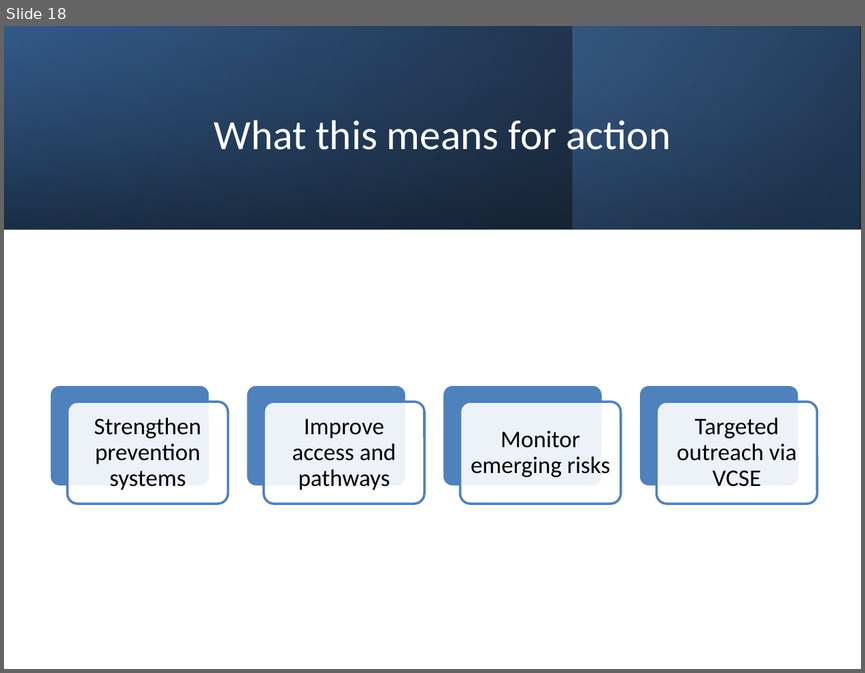
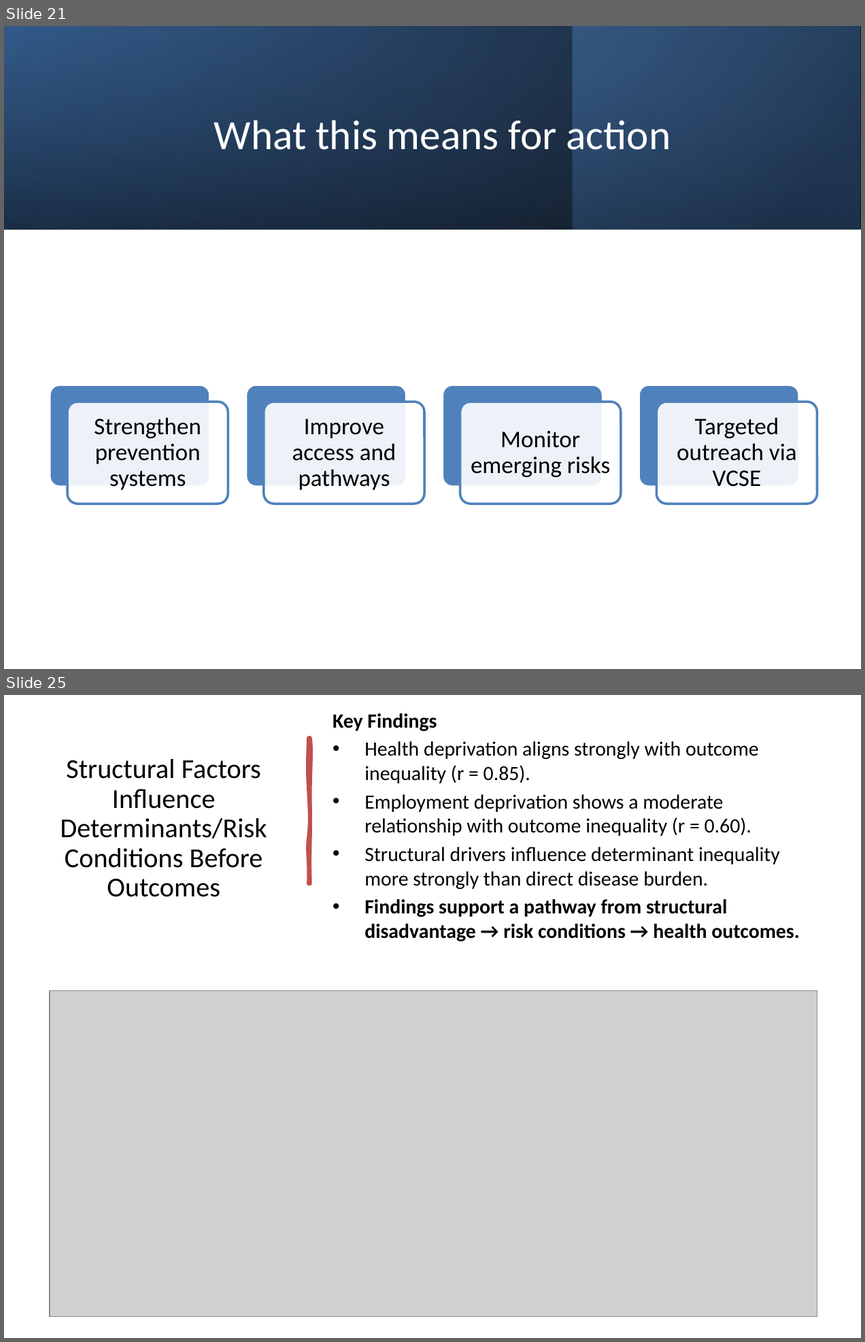
Before and after one commit to OlenaMan/Health-Inequalities-in-NW-London-analysis, a slide deck: outputs/health_inequalities_nwl_presentation.pptx. Shown one above the other, each under a label of ours: slide 18 before the commit, slides 21 and 25 after it; the slides between them are not shown. The pictures are 865x673 and 865x1342 pixels, drawn with LibreOffice and Linux fonts; fonts in the diff are those of the drawing; grey boxes stand for pictures. Boxes give left, top, right and bottom in pixels: in the first picture for what was removed or moved away, otherwise in the second. Text is boxed around its words. In the diff, an @@ line names an element or a change of style, - is before the commit and + after.

```diff
--- a/outputs/health_inequalities_nwl_presentation.pptx
+++ b/outputs/health_inequalities_nwl_presentation.pptx
@@ slide 25 added at bbox=[4, 695, 861, 1338], background #FFFFFF @@
@@ text added at bbox=[332, 713, 799, 941], 17 pt, text #000000 @@
+Key Findings
+• Health deprivation aligns strongly with outcome inequality (r = 0.85).
+• Employment deprivation shows a moderate relationship with outcome inequality (r = 0.60).
+• Structural drivers influence determinant inequality more strongly than direct disease burden.
+• Findings support a pathway from structural disadvantage → risk conditions → health outcomes.
@@ freeform shape added at bbox=[309, 737, 309, 883], fill #C0504D, outline #C0504D 3.25 pt @@
@@ title added at bbox=[60, 759, 267, 897], 23 pt, text #000000 @@
+Structural Factors Influence Determinants/Risk Conditions Before Outcomes
@@ picture added at bbox=[50, 991, 817, 1317] @@
@@ what was slide 18 is now slide 21 @@
```
Also in this commit, not shown: 1 slide changed, 11 other slides added.
